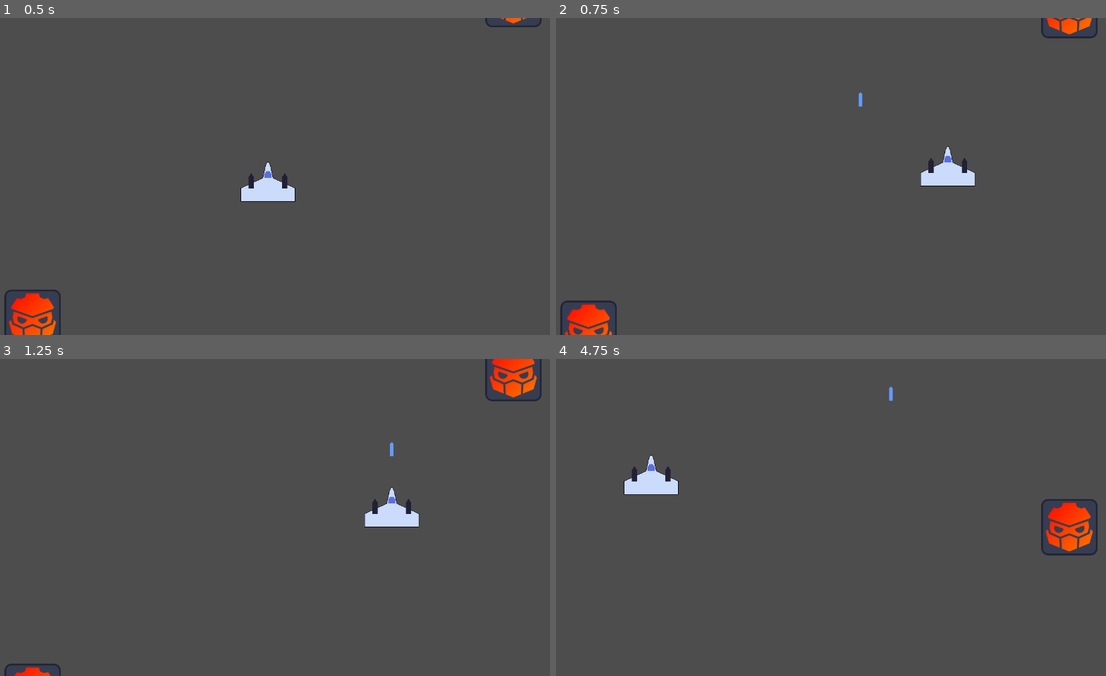
Above: before the commit, frames 1-4 (two rows, left to right).
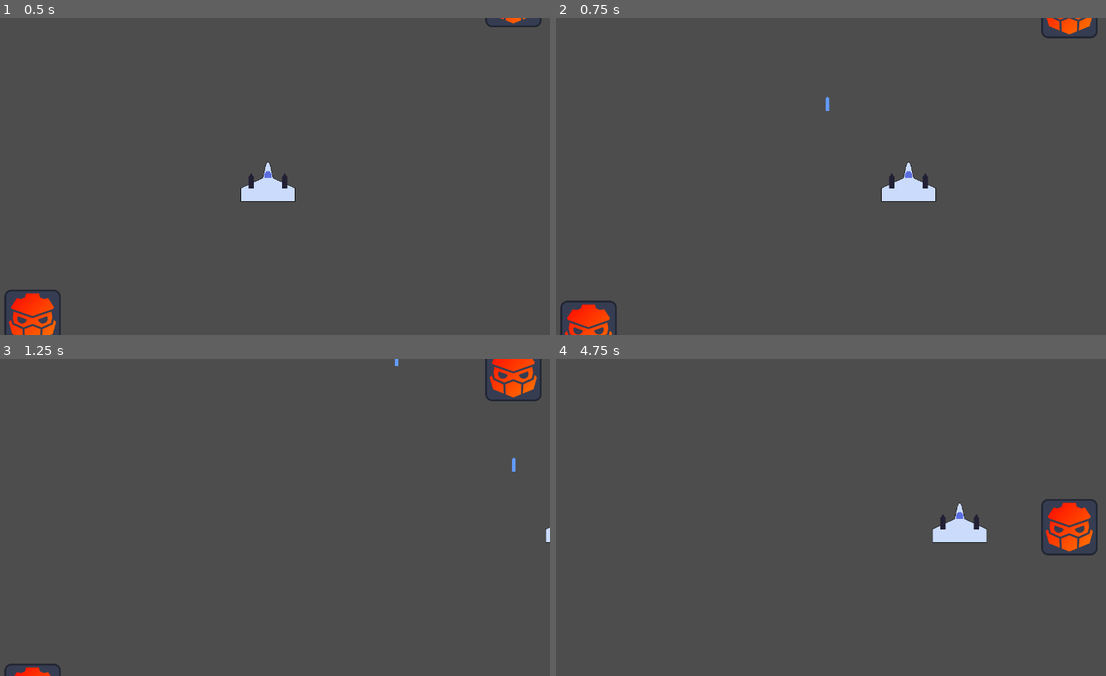
Above: after the commit, the same moments.

Repository: Tamicktom/simple-space-shooter
Game: Godot game, scene res://levels/Level.tscn
The game is run twice, just before and just after one commit, with the same random seed, the same clock (stepped at 60 frames per second) and the same inputs.
Inputs (mouse positions are in pixels of both pictures, inside the frame that each line leads up to):
- Up to frame 1 (0.5 s): no input
- Up to frame 2 (0.75 s): move the mouse to (946, 160) at 0.52 s; press the mouse at (946, 160) at 0.53 s; hold Right (right) from 0.53 s (still down)
- Up to frame 3 (1.25 s): keep holding Right (right)
- Up to frame 4 (4.75 s): move the mouse to (710, 533) at 1.27 s; release Right (right) at 1.28 s; release the mouse at (710, 533) at 1.28 s; hold Down (down) 1.28-2.03 s; click (710, 533) at 1.35 s; move the mouse to (880, 447) at 2.02 s; press the mouse at (880, 447) at 2.03 s; hold Right (right) 2.03-2.78 s; move the mouse to (798, 580) at 2.77 s; release the mouse at (798, 580) at 2.78 s; hold W (up) 2.78-3.53 s; click (798, 580) at 2.85 s; move the mouse to (990, 565) at 3.52 s; press the mouse at (990, 565) at 3.53 s; hold Left (left) from 3.53 s (still down); move the mouse to (655, 469) at 4.27 s; release the mouse at (655, 469) at 4.28 s; click (655, 469) at 4.35 s

Frame 1 is identical in both runs. In frame 2, 1.5% of the frame differs, in the area x 48-77%, y 23-58%; in frame 3, 0.8%; in frame 4, 1.5%, in the area x 12-79%, y 8-58%.

Commit message:
update player movement for mouse or keyboard

Diff:
--- a/entities/player/player.gd
+++ b/entities/player/player.gd
@@ -1,12 +1,15 @@
-extends CharacterBody2D
+extends CharacterBody2D;
 
 class_name Player;
 
 @onready var parent: Level = get_parent();
-@export var speed: float = 1000.0;
+@export var speed: float = 500.0;
 # This is the distance from the player to the mouse to start moving the player
 @export var mouse_player_distance_threshold: float = 8.0;
 var can_shoot: bool = true;
+
+enum ControlType {MOUSE, KEYBOARD}
+@export var control_type: ControlType = ControlType.KEYBOARD;
 
 # Called every frame. 'delta' is the elapsed time since the previous frame.
 func _process(delta: float) -> void:
@@ -18,32 +21,30 @@
 		$Timers/AttackCooldown.start();
 
 func move_player(_delta: float) -> void:
-	# Get the input direction and the current velocity
-	# var direction = Input.get_vector("left", "right", "up", "down");
-	# velocity = direction * speed;
-	# this is a spaceship shooter game, so we need to make the player follow the mouse
+	if control_type == ControlType.MOUSE:
+		move_player_by_mouse(_delta);
+	elif control_type == ControlType.KEYBOARD:
+		move_player_by_keyboard(_delta);
+	move_and_slide();
+
+func move_player_by_keyboard(_delta: float) -> void:
+	var direction = Input.get_vector("left", "right", "up", "down");
+	velocity = direction * speed;
+
+func move_player_by_mouse(_delta: float) -> void:
 	var mouse_position: Vector2 = get_global_mouse_position();
-
-	# convert the mouse position values to int
 	var direction: Vector2 = (mouse_position - position).normalized();
 
 	var differenceX: float = mouse_position.x - position.x;
 	var differenceY: float = mouse_position.y - position.y;
 
-	var can_move_x: bool = differenceX > mouse_player_distance_threshold or differenceX < -mouse_player_distance_threshold;
-	var can_move_y: bool = differenceY > mouse_player_distance_threshold or differenceY < -mouse_player_distance_threshold;
+	var can_move_x: bool = differenceX > mouse_player_distance_threshold || differenceX < -mouse_player_distance_threshold;
+	var can_move_y: bool = differenceY > mouse_player_distance_threshold || differenceY < -mouse_player_distance_threshold;
 
 	if can_move_x or can_move_y:
 		velocity = direction * speed;
 	else:
 		velocity = Vector2.ZERO;
-
-	print("Global Mouse position: ", mouse_position);
-	print("Local Mouse position: ", get_local_mouse_position());
-	print("Player position: ", position);
-	print("Viewport size: ", get_viewport_rect().size);
-	# Move the player
-	move_and_slide();
 
 func shoot():
 	# if father is a Level
